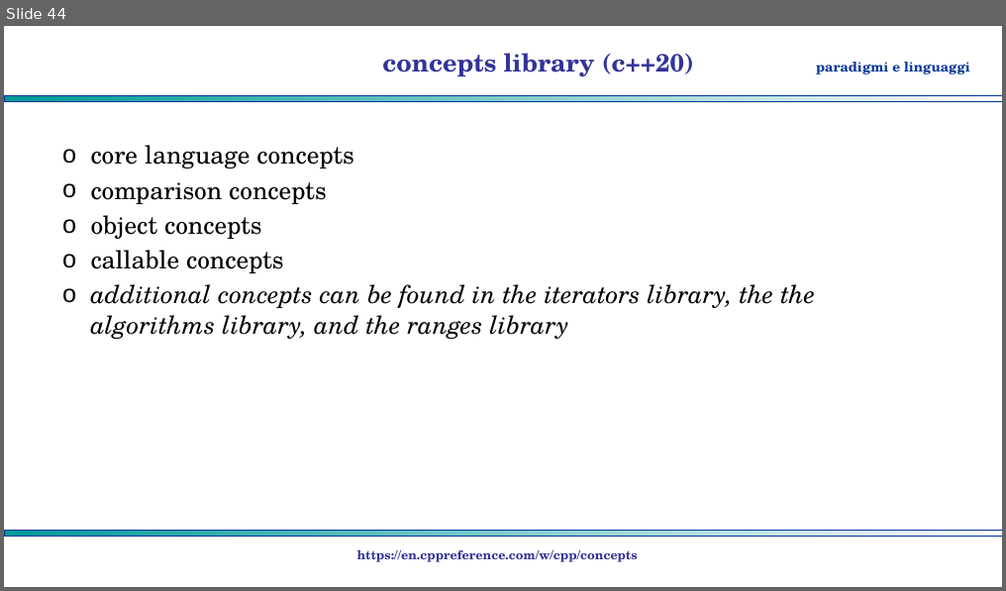
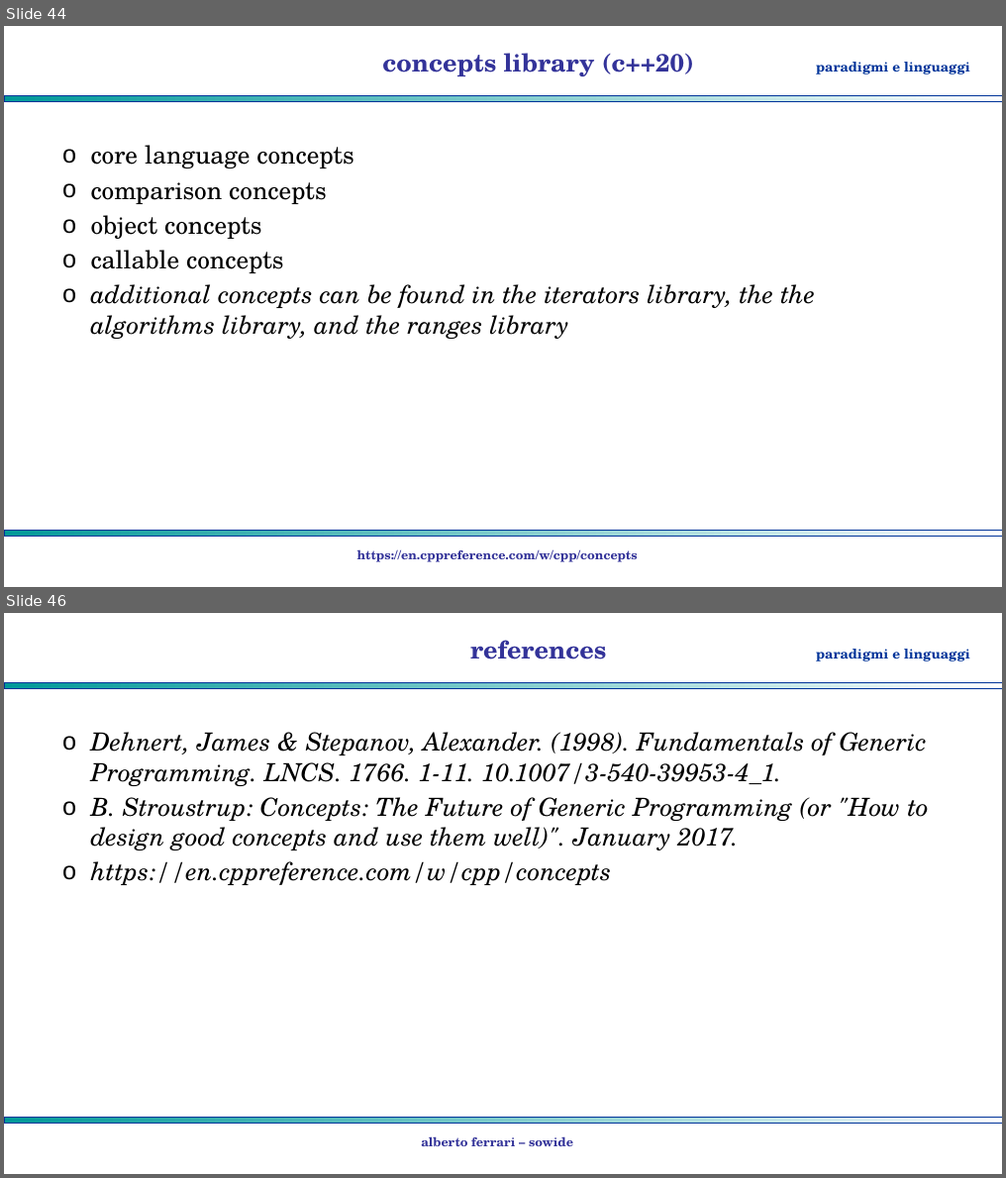
Before and after one commit to albertoferrari/generics, a slide deck: cpp_generic_programming.pptx. Shown one above the other, each under a label of ours: slide 44 before the commit, slides 44 and 46 after it; the slides between them are not shown. The pictures are 1006x591 and 1006x1178 pixels, drawn with LibreOffice and Linux fonts; fonts in the diff are those of the drawing; background and template pictures are left out. Boxes give left, top, right and bottom in pixels: in the first picture for what was removed or moved away, otherwise in the second. Text is boxed around its words. In the diff, an @@ line names an element or a change of style, - is before the commit and + after.

```diff
--- a/cpp_generic_programming.pptx
+++ b/cpp_generic_programming.pptx
@@ slide 46 added at (x1=4, y1=613, x2=1002, y2=1174), background #FFFFFF; not listed: 3 template elements that a slide beside it also shows @@
@@ title added at (x1=470, y1=640, x2=606, y2=660), 24 pt, text #333399, bold @@
+references
@@ text added at (x1=91, y1=732, x2=929, y2=885), 24 pt, text #000000, italic @@
+o Dehnert, James & Stepanov, Alexander. (1998). Fundamentals of Generic Programming. LNCS. 1766. 1-11. 10.1007/3-540-39953-4_1.
+o B. Stroustrup: Concepts: The Future of Generic Programming (or "How to design good concepts and use them well)". January 2017.
+o https://en.cppreference.com/w/cpp/concepts
@@ text added at (x1=421, y1=1137, x2=573, y2=1147), 12 pt, text #333399, bold @@
+alberto ferrari – sowide
```
Also in this commit, not shown: 2 slides changed, 1 other file.
